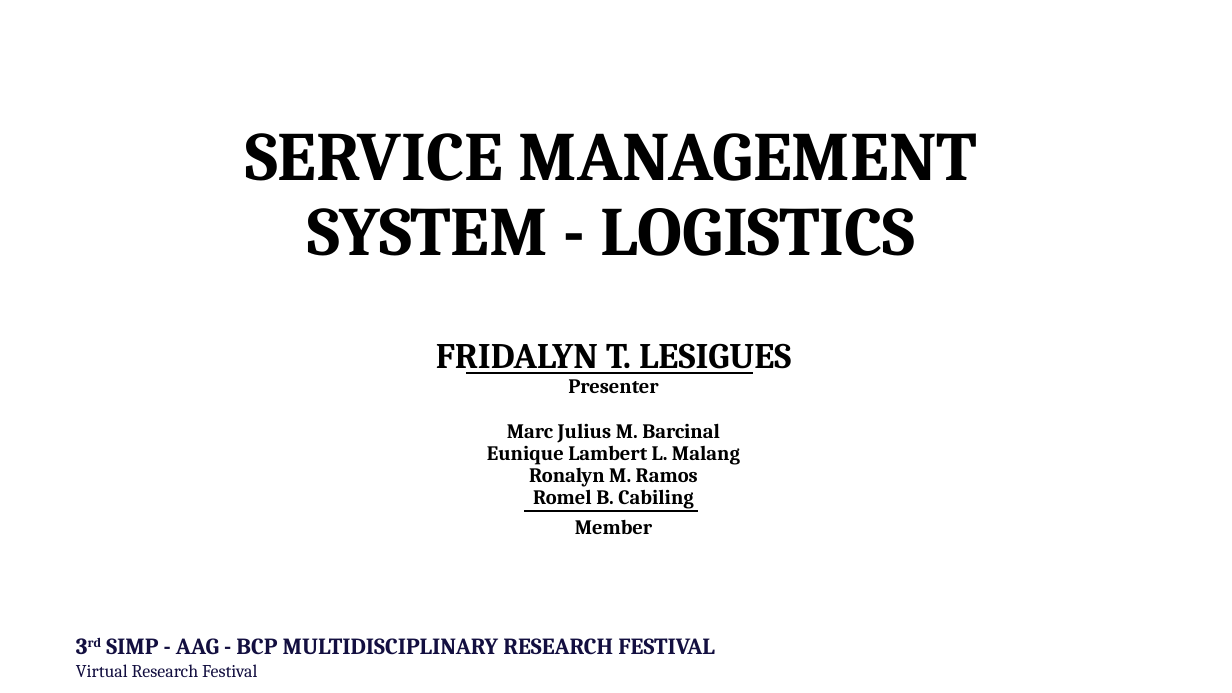
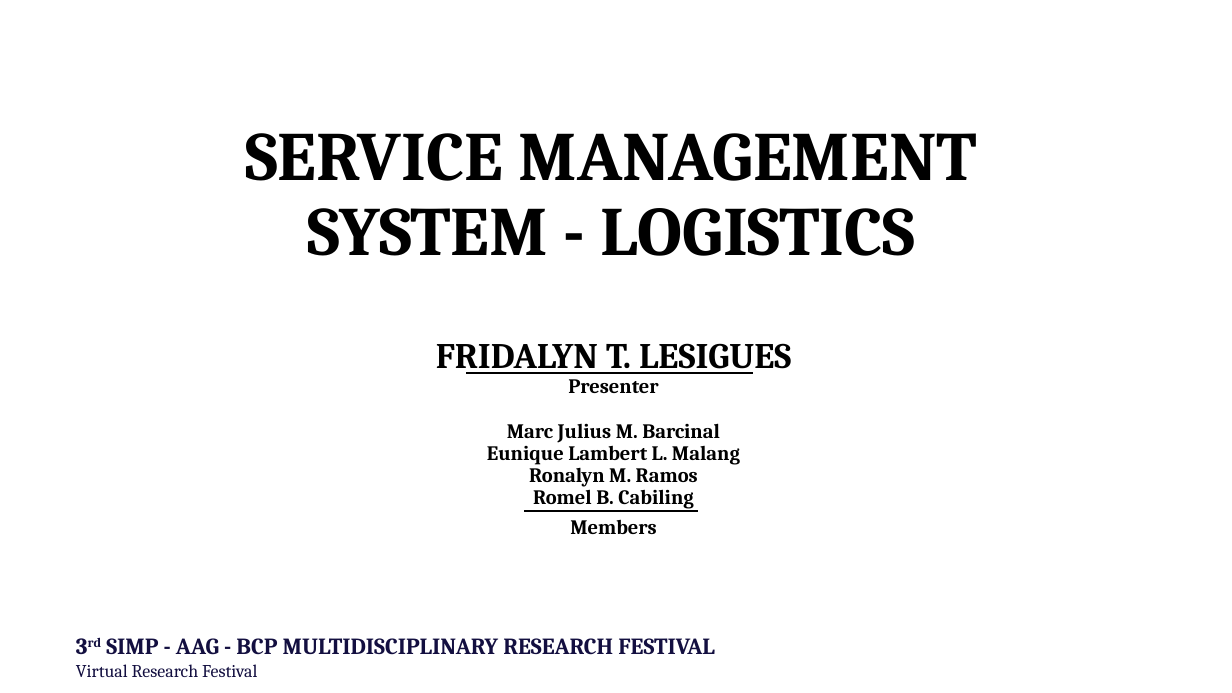
Before and after one commit to 4everUrs/document, a slide deck: slide 9 of 3MRF SIMP-AAG-BCP Service Management System - Logistics.pptx. Drawn at 1232x693 pixels with LibreOffice and Linux fonts; fonts in the diff are those of the drawing; background and template pictures are left out. Boxes give left, top, right and bottom in pixels: in the first picture for what was removed or moved away, otherwise in the second. Text is boxed around its words. In the diff, an @@ line names an element or a change of style, - is before the commit and + after.

```diff
--- a/3MRF SIMP-AAG-BCP Service Management System - Logistics.pptx
+++ b/3MRF SIMP-AAG-BCP Service Management System - Logistics.pptx
@@ text at [570, 519, 657, 534]: text changed @@
-Member
+Members
```
Also in this commit, not shown: 2 other slides changed, 3 other files.
